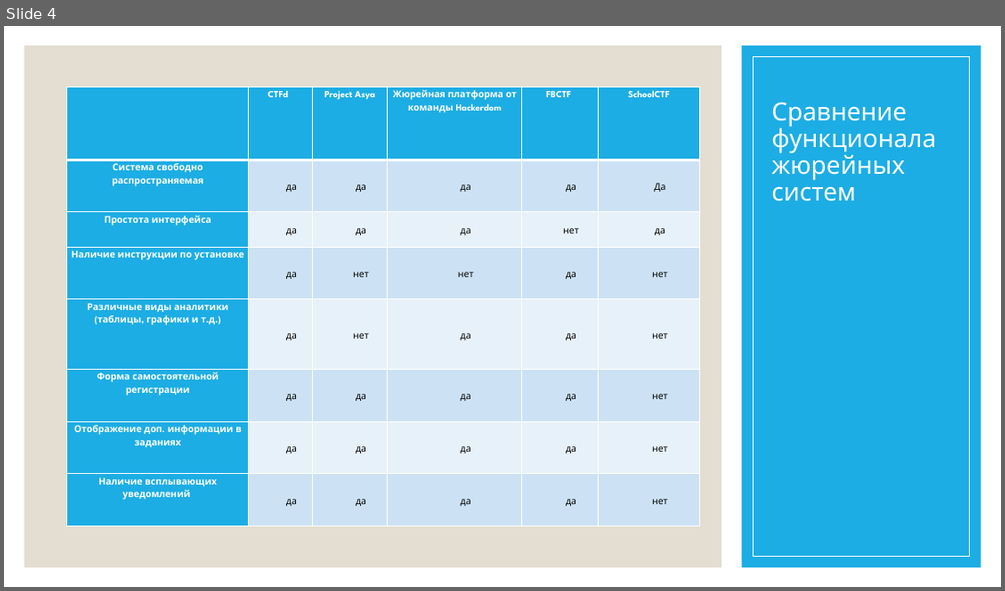
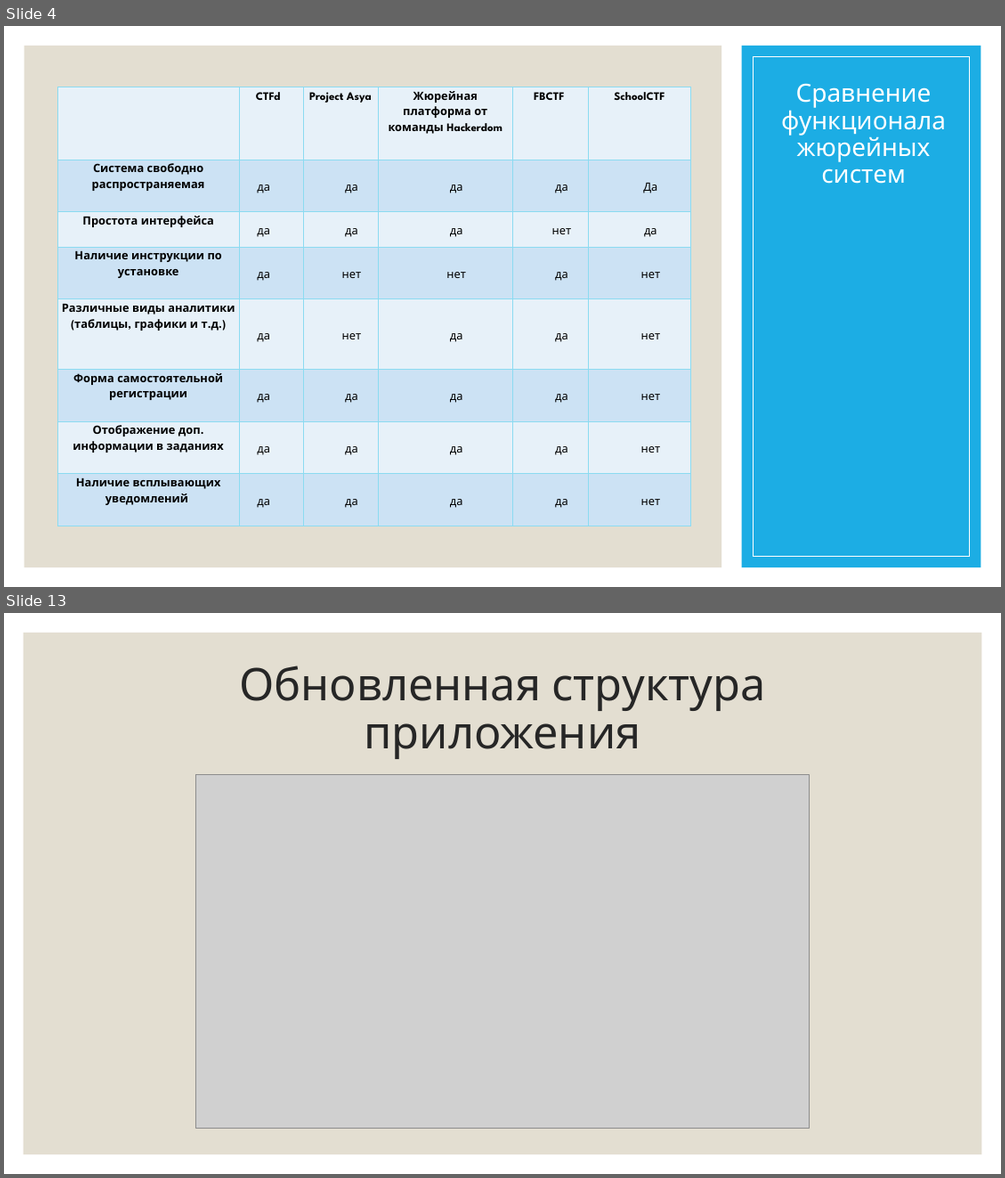
Before and after one commit to PolMarzia/diplom, a slide deck: Prez.pptx. Shown one above the other, each under a label of ours: slide 4 before the commit, slides 4 and 13 after it; the slides between them are not shown. The pictures are 1005x591 and 1005x1178 pixels, drawn with LibreOffice and Linux fonts; fonts in the diff are those of the drawing; grey boxes stand for pictures. Boxes give left, top, right and bottom in pixels: in the first picture for what was removed or moved away, otherwise in the second. Text is boxed around its words. In the diff, an @@ line names an element or a change of style, - is before the commit and + after.

```diff
--- a/Prez.pptx
+++ b/Prez.pptx
@@ slide 13 added at (x1=4, y1=613, x2=1001, y2=1174), background #FFFFFF @@
@@ rectangle added at (x1=24, y1=633, x2=982, y2=1154), fill #E3DED1 @@
@@ title added at (x1=239, y1=666, x2=766, y2=759), 43.2 pt, text #262626 @@
+Обновленная структура приложения
@@ picture added at (x1=196, y1=774, x2=809, y2=1128) @@
@@ slide 4 changed as well @@
@@ title "Сравнение функционала жюрейных систем" at (x1=781, y1=83, x2=946, y2=184): alignment left to centre @@
@@ table at (x1=57, y1=87, x2=691, y2=526) @@
@@ fill #1CADE4 to #E8F1FA in 9 cells @@
@@ fill #1CADE4 to #CDE3F5 in 4 cells @@
@@ size 9 to 11 pt @@
@@ text colour #FFFFFF to #000000 in "CTFd", "Project Asya", "Жюрейная платформа от команды Hackerdom", "FBCTF" and 8 more places @@
@@ indent changed @@
@@ borders changed @@
@@ table moved from (x1=67, y1=87, x2=700, y2=526) to (x1=57, y1=87, x2=691, y2=526) @@
```
Also in this commit, not shown: 3 other slides changed, 11 other slides added, 7 other files.
